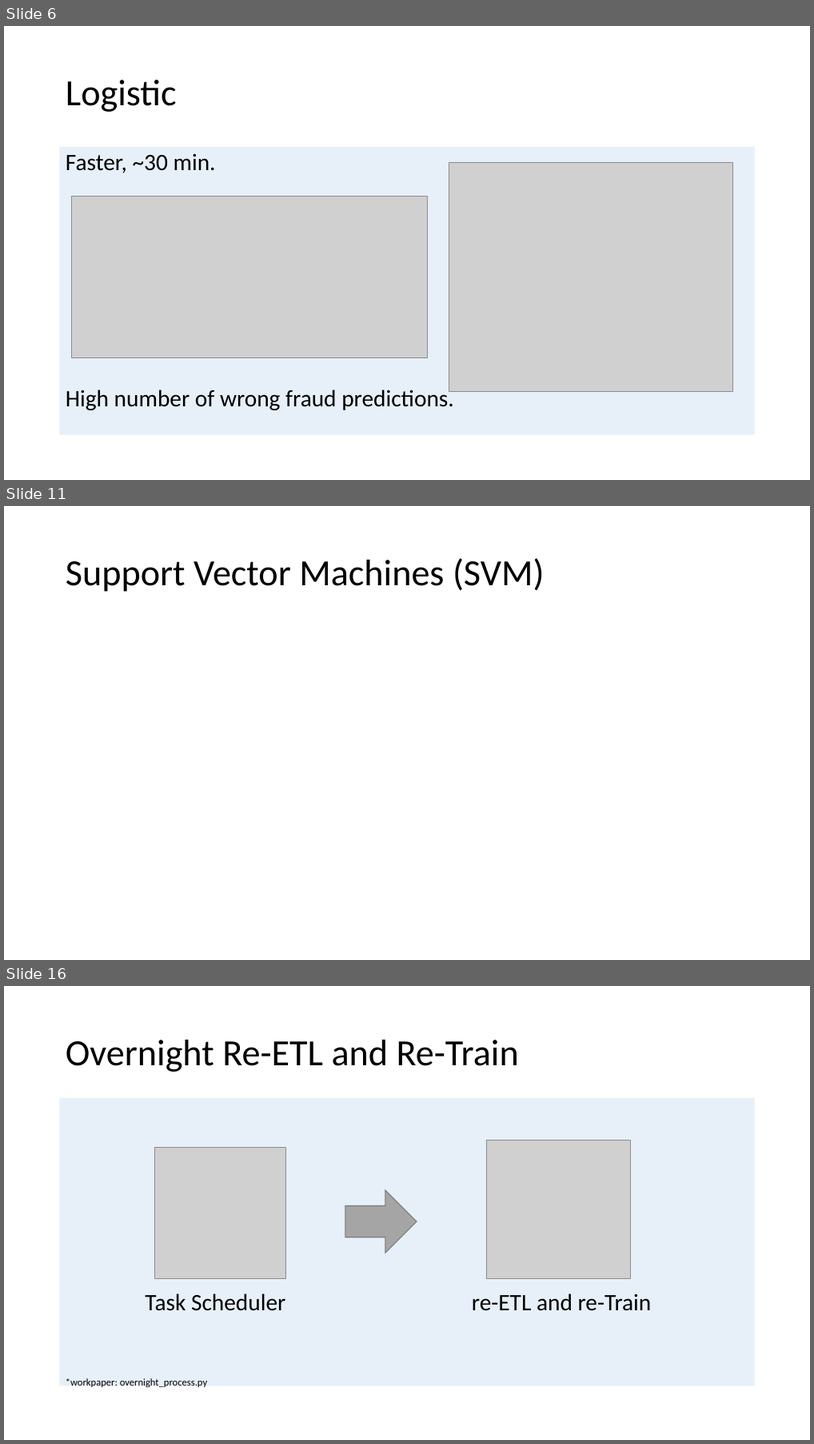
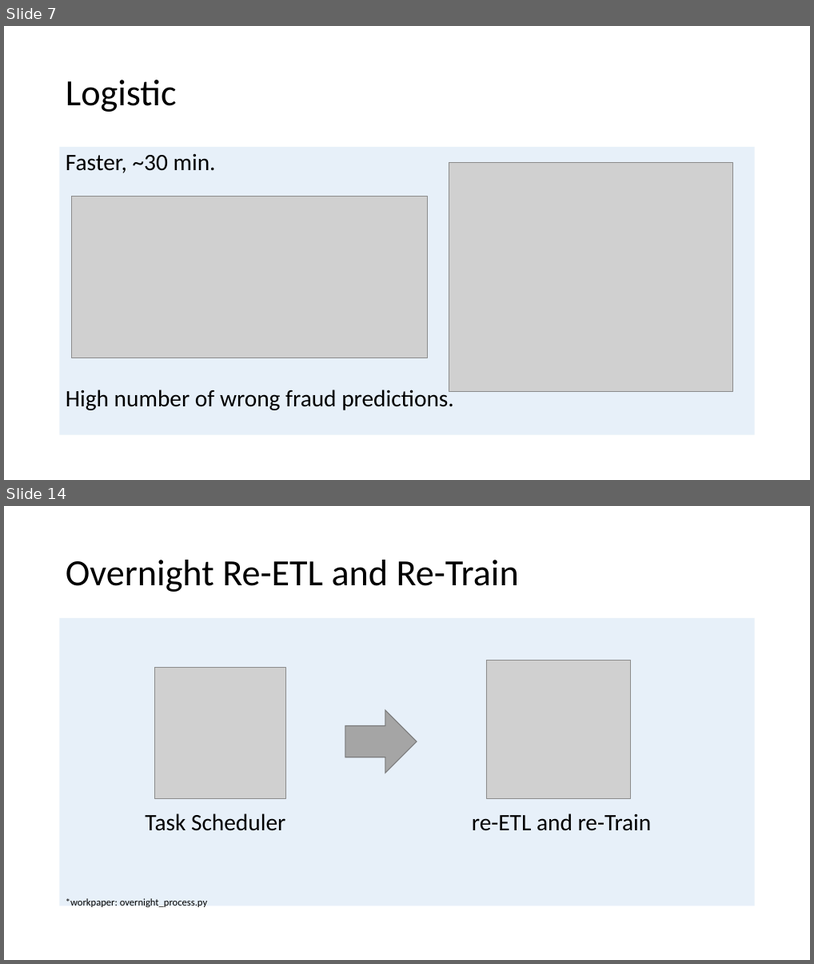
Before and after one commit to allidoiswen/GhostMode, a slide deck: Credit_Card_Fraud_Presentation.pptx. Shown one above the other, each under a label of ours: slides 6, 11 and 16 before the commit, slides 7 and 14 after it; the slides between them are not shown. The pictures are 814x1444 and 814x964 pixels, drawn with LibreOffice and Linux fonts; fonts in the diff are those of the drawing; grey boxes stand for pictures; background and template pictures are left out. Boxes give left, top, right and bottom in pixels: in the first picture for what was removed or moved away, otherwise in the second. Text is boxed around its words. In the diff, an @@ line names an element or a change of style, - is before the commit and + after.

```diff
--- a/Credit_Card_Fraud_Presentation.pptx
+++ b/Credit_Card_Fraud_Presentation.pptx
@@ slide 11 removed at [4, 506, 810, 960], background picture (left out) @@
@@ title removed at [66, 558, 545, 592] @@
-Support Vector Machines (SVM)
@@ what was slide 6 is now slide 7 @@
@@ what was slide 16 is now slide 14 @@
```
Also in this commit, not shown: 8 slides changed, 2 slides added, 3 other slides removed.
